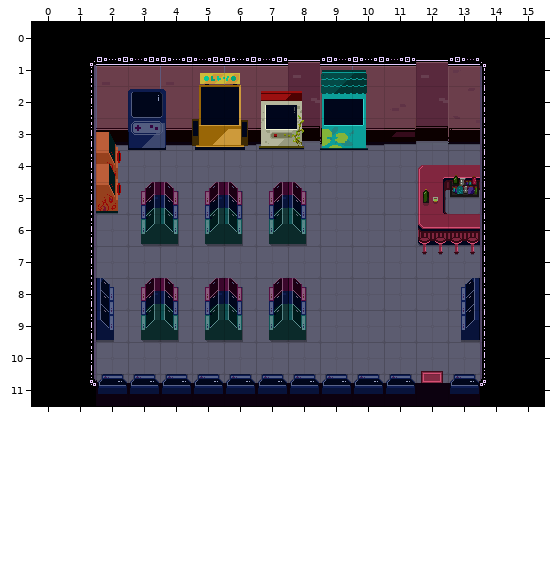
Two versions of a level (Tiled map, assets/data/gmtk_arcade.tmx). The picture above is the old version.
Cells are 32x32 px. Shown: x 0..15, y 0..11.
The result:
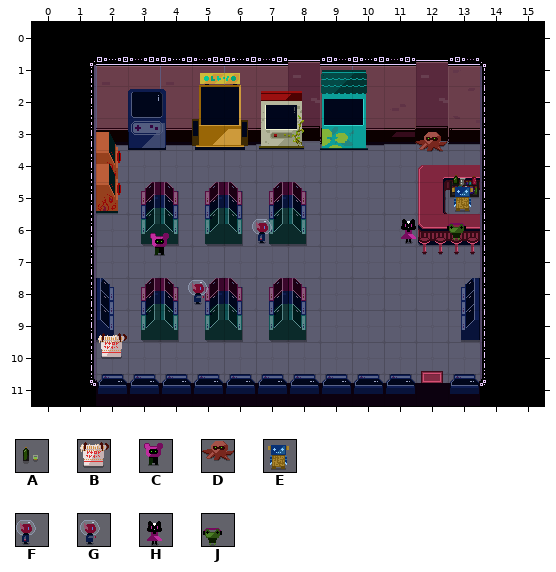
Key: from "test": A 1, B 116, C 117, D 118, E 133, F 146, G 147, H 149, J 150.
_ is an empty cell.
Objects are placed by their top-left corner, in cells (3,4 is the top-left corner of cell 3,4); size is 1x1 cell unless given.
Difference:
Layer "more stuff":
y 5: x 12 A -> _
Layer "objects" (added):
added: D at 12,3.4
added: E at 13,5
added: J at 12.9,5.8
added: H at 11.3,5.9
added: F at 6.9,6
added: C at 3.6,6.5
added: G at 4.8,7.9
added: B at 2,9.7
Changed places in both pictures, as pixel boxes (x1, y1, x2, y2):
added: (415, 132, 447, 152)
changed: (401, 187, 473, 244)
added: (252, 219, 272, 244)
added: (150, 233, 169, 256)
added: (188, 280, 208, 305)
added: (98, 333, 127, 359)
